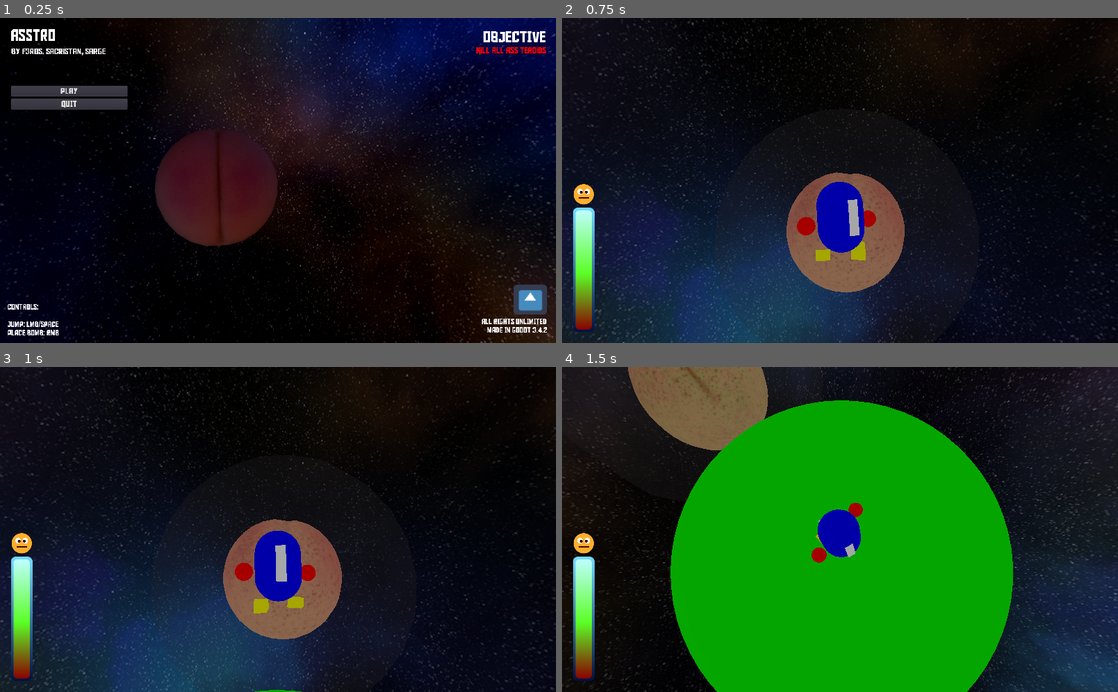
Above: before the commit, frames 1-4 (two rows, left to right).
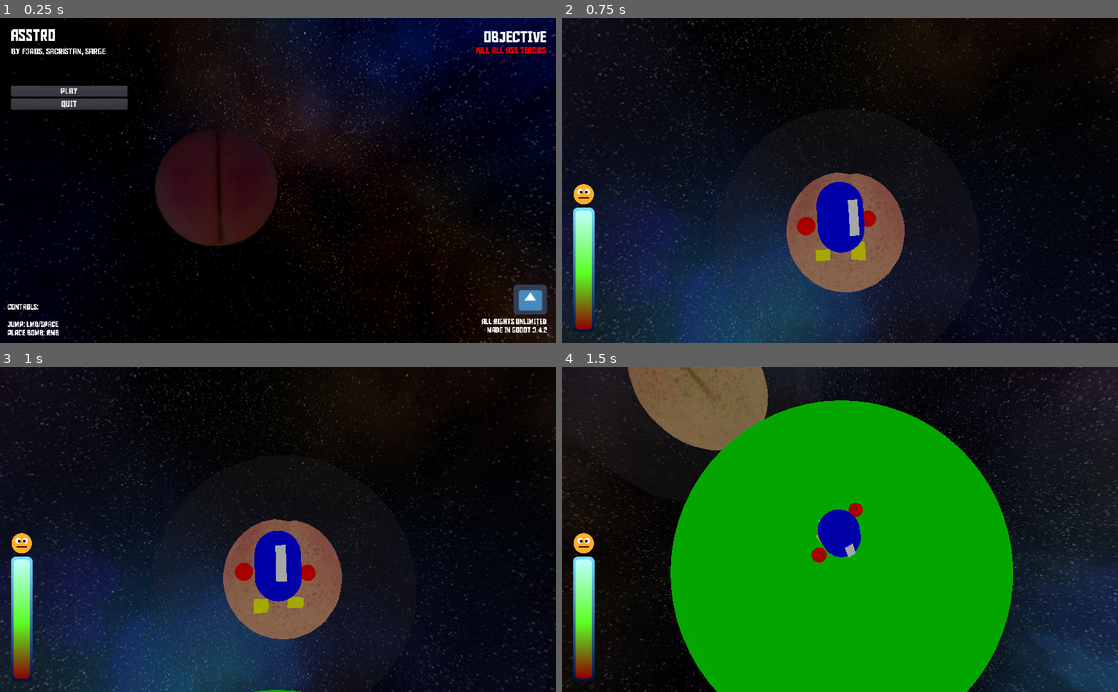
Above: after the commit, the same moments.

Repository: Sacristan/ASStro
Game: Godot game, scene res://scenes/levels/menu.tscn
Two runs of this game, one before a commit and one after it. Both use one fixed random seed, a clock stepped at 60 frames per second and the inputs below. The engine's default icon, where the game draws it, is replaced by a stand-in: a white triangle on a blue panel in a dark square.
Inputs (mouse positions are in pixels of both pictures, inside the frame that each line leads up to):
- Up to frame 1 (0.25 s): no input
- Up to frame 2 (0.75 s): click "PLAY" at 0.5 s
- Up to frame 3 (1 s): no input
- Up to frame 4 (1.5 s): tap Enter at 1.25 s; move the mouse to (867, 529) at 1.27 s; hold W (move_forward) from 1.28 s (still down); right-click (867, 529) at 1.35 s

The runs differ from the first frame. In frame 1, 0.1% of the frame differs, in the area x 4-99%, y 4-12%; in frame 2, nothing differs; in frame 3, nothing differs; in frame 4, nothing differs.

Commit message:
fix objectives menu anchors

Diff:
--- a/AstroSomething/scenes/levels/menu.tscn
+++ b/AstroSomething/scenes/levels/menu.tscn
@@ -12,12 +12,10 @@
 background_sky = ExtResource( 6 )
 ambient_light_color = Color( 1, 1, 1, 1 )
 ambient_light_energy = 7.24
-fog_enabled = true
 fog_color = Color( 0.203922, 0.262745, 0.333333, 1 )
 tonemap_mode = 2
 tonemap_white = 1.5
 ssao_enabled = true
-glow_enabled = true
 glow_bloom = 0.1
 glow_blend_mode = 0
 adjustment_enabled = true
@@ -92,37 +90,6 @@
 "_edit_use_anchors_": false
 }
 
-[node name="Label3" type="Label" parent="MenuUI/Control"]
-anchor_left = 3.33
-anchor_top = -0.032
-anchor_right = 4.567
-anchor_bottom = 0.223
-margin_left = 5.04999
-margin_top = 8.024
-margin_right = 5.09491
-margin_bottom = 7.989
-custom_fonts/font = SubResource( 16 )
-text = "OBJECTIVE"
-align = 2
-__meta__ = {
-"_edit_use_anchors_": false
-}
-
-[node name="Label4" type="Label" parent="MenuUI/Control"]
-anchor_left = 4.586
-anchor_right = 4.586
-margin_left = -242.99
-margin_top = 33.0
-margin_right = 0.0100098
-margin_bottom = 64.0
-custom_colors/font_color = Color( 1, 0, 0, 1 )
-custom_fonts/font = SubResource( 17 )
-text = "Kill all ASS Teroids"
-align = 2
-__meta__ = {
-"_edit_use_anchors_": false
-}
-
 [node name="Label2" type="Label" parent="MenuUI/Control"]
 margin_left = 0.8909
 margin_top = 17.5331
@@ -182,6 +149,7 @@
 
 [node name="Label5" type="Label" parent="MenuUI"]
 anchor_top = 1.0
+anchor_right = 0.9
 anchor_bottom = 1.0
 margin_left = 14.0
 margin_top = -73.0
@@ -196,6 +164,35 @@
 "_edit_use_anchors_": false
 }
 
+[node name="Label3" type="Label" parent="MenuUI"]
+anchor_left = 1.0
+anchor_right = 1.0
+margin_left = -133.0
+margin_top = 23.0
+margin_right = -17.0
+margin_bottom = 65.4
+custom_fonts/font = SubResource( 16 )
+text = "OBJECTIVE"
+align = 2
+__meta__ = {
+"_edit_use_anchors_": false
+}
+
+[node name="Label6" type="Label" parent="MenuUI"]
+anchor_left = 1.0
+anchor_right = 1.0
+margin_left = -261.0
+margin_top = 53.0
+margin_right = -17.9995
+margin_bottom = 84.0
+custom_colors/font_color = Color( 1, 0, 0, 1 )
+custom_fonts/font = SubResource( 17 )
+text = "Kill all ASS Teroids"
+align = 2
+__meta__ = {
+"_edit_use_anchors_": false
+}
+
 [node name="TextureRect" type="TextureRect" parent="MenuUI"]
 anchor_left = 1.0
 anchor_top = 1.0
